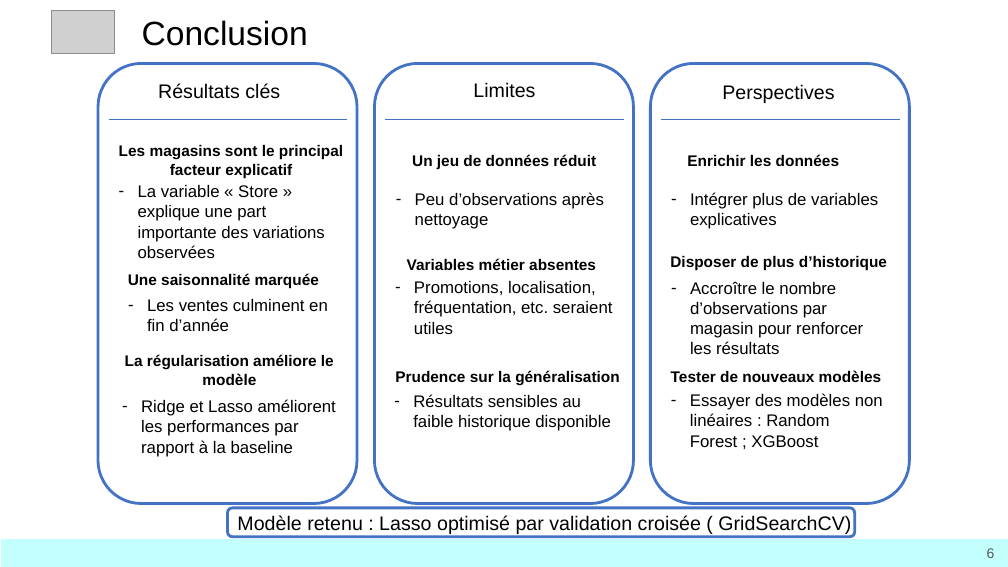
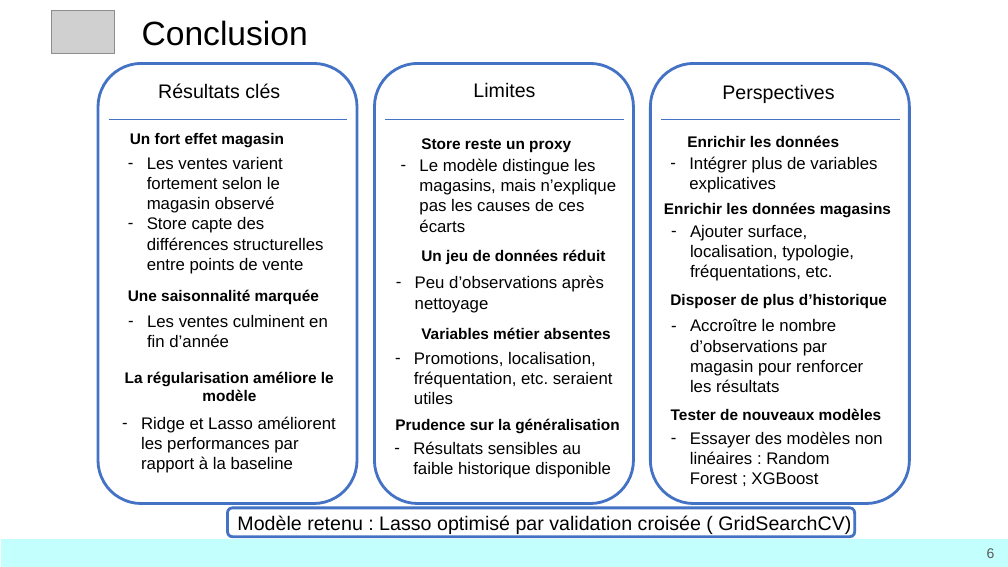
Before and after one commit to mathiascolson/Bloc-3_Walmart, a slide deck: slide 6 of Bloc3_walmart.pptx. Drawn at 1008x567 pixels with LibreOffice and Linux fonts; fonts in the diff are those of the drawing; grey boxes stand for pictures. Boxes give left, top, right and bottom in pixels: in the first picture for what was removed or moved away, otherwise in the second. Text is boxed around its words. In the diff, an @@ line names an element or a change of style, - is before the commit and + after.

```diff
--- a/Bloc3_walmart.pptx
+++ b/Bloc3_walmart.pptx
@@ text at <box>130,133,284,147</box>: text changed @@
-Les magasins sont le principal facteur explicatif
+Un fort effet magasin
@@ text added at <box>421,138,571,153</box>, 11 pt, text #000000, bold @@
+Store reste un proxy
@@ text "Intégrer plus de variables explicatives": place and size @@
-text "Intégrer plus de variables explicatives" at <box>690,192,878,229</box>
+text "Intégrer plus de variables explicatives" at <box>689,156,877,193</box>
@@ text "Enrichir les données": place and size @@
-text "Enrichir les données" at <box>687,154,839,166</box>
+text "Enrichir les données" at <box>687,135,839,147</box>
@@ text at <box>147,157,323,274</box>: text changed @@
-– La variable « Store » explique une part importante des variations observées
+– Les ventes varient fortement selon le magasin observé
+– Store capte des différences structurelles entre points de vente
@@ text added at <box>419,158,617,232</box>, 12 pt, text #000000 @@
+– Le modèle distingue les magasins, mais n’explique pas les causes de ces écarts
@@ text added at <box>664,202,891,218</box>, 11 pt, text #000000, bold @@
+Enrichir les données magasins
@@ text added at <box>690,225,854,281</box>, 12 pt, text #000000 @@
+– Ajouter surface, localisation, typologie, fréquentations, etc.
@@ text "Peu d’observations après nettoyage": place and size @@
-text "Peu d’observations après nettoyage" at <box>415,192,604,229</box>
+text "Peu d’observations après nettoyage" at <box>415,275,604,313</box>
@@ text "Un jeu de données réduit": place and size @@
-text "Un jeu de données réduit" at <box>412,154,596,169</box>
+text "Un jeu de données réduit" at <box>421,249,606,264</box>
@@ text "Disposer de plus d’historique": place and size @@
-text "Disposer de plus d’historique" at <box>670,256,887,271</box>
+text "Disposer de plus d’historique" at <box>670,294,887,309</box>
@@ text "Variables métier absentes": place and size @@
-text "Variables métier absentes" at <box>407,258,596,270</box>
+text "Variables métier absentes" at <box>421,327,611,339</box>
@@ text "Accroître le nombre d’observations par ...": place and size @@
-text "Accroître le nombre d’observations par ..." at <box>690,281,863,354</box>
+text "Accroître le nombre d’observations par ..." at <box>690,318,863,392</box>
@@ text "Promotions, localisation, fréquentation, etc. seraient ...": place and size @@
-text "Promotions, localisation, fréquentation, etc. seraient ..." at <box>414,281,613,334</box>
+text "Promotions, localisation, fréquentation, etc. seraient ..." at <box>414,352,613,404</box>
@@ 4 texts: place and size @@
-4 texts at <box>125,273,336,457</box>
+4 texts at <box>125,289,336,473</box>
@@ text "Prudence sur la généralisation": place and size @@
-text "Prudence sur la généralisation" at <box>395,370,620,386</box>
+text "Prudence sur la généralisation" at <box>395,418,620,433</box>
@@ text "Tester de nouveaux modèles": place and size @@
-text "Tester de nouveaux modèles" at <box>671,370,882,382</box>
+text "Tester de nouveaux modèles" at <box>671,408,882,420</box>
@@ text "Résultats sensibles au faible historique ...": place and size @@
-text "Résultats sensibles au faible historique ..." at <box>413,394,611,431</box>
+text "Résultats sensibles au faible historique ..." at <box>413,441,611,478</box>
@@ text "Essayer des modèles non linéaires ...": place and size @@
-text "Essayer des modèles non linéaires ..." at <box>690,393,883,447</box>
+text "Essayer des modèles non linéaires ..." at <box>690,431,883,484</box>
```
Also in this commit, not shown: 1 other slide changed, 1 other file.
